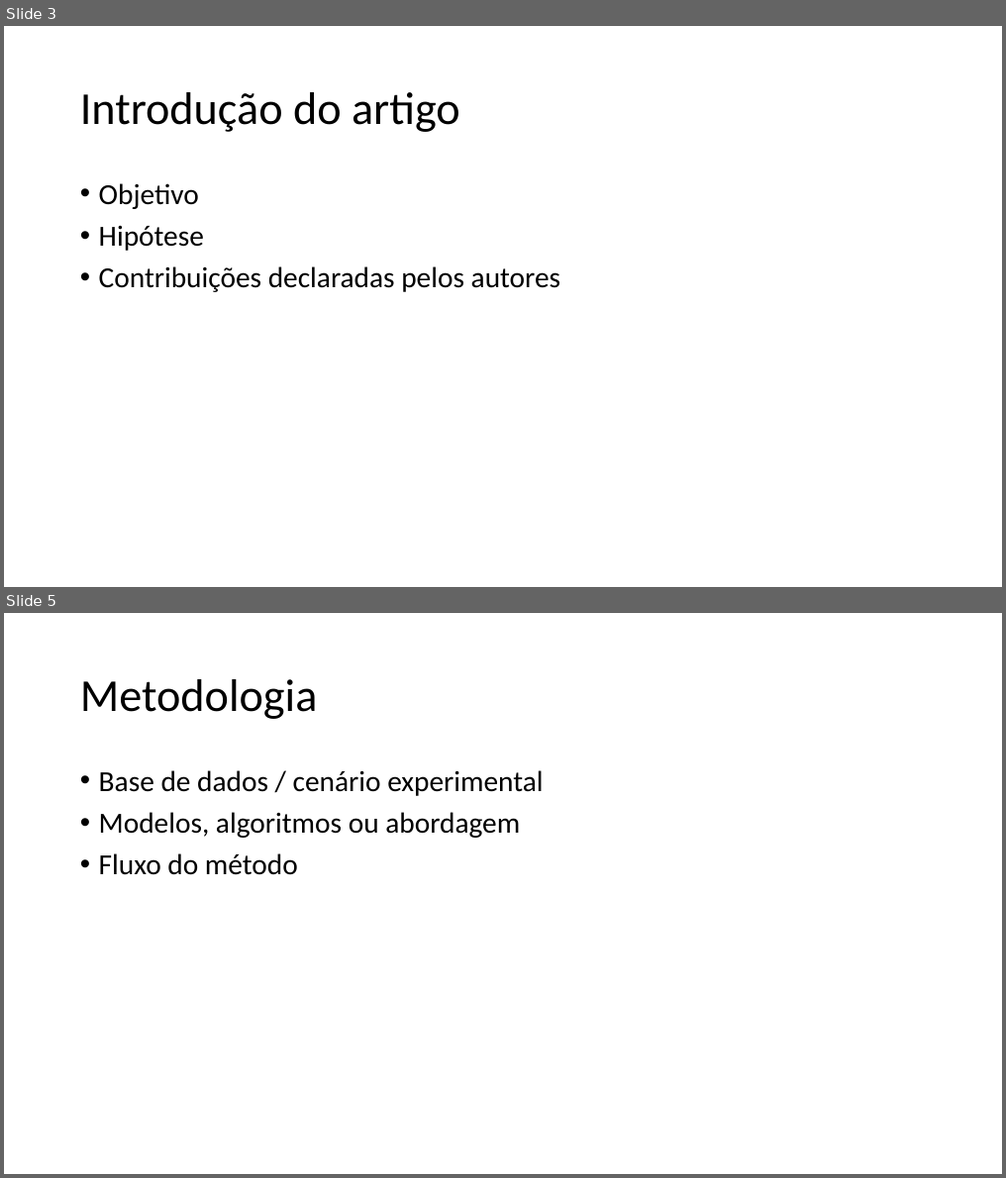
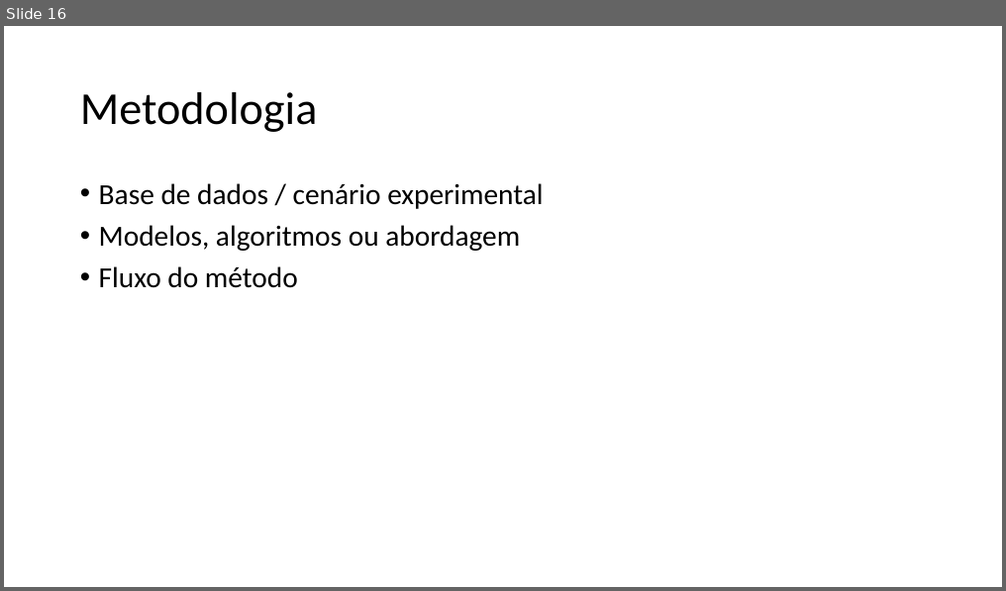
Before and after one commit to Scarpioni/gabriel-59-TP558, a slide deck: 2026/ciclo 1/TP558_X_Template (1).pptx. Shown one above the other, each under a label of ours: slides 3 and 5 before the commit, slide 16 after it; the slides between them are not shown. The pictures are 1006x1178 and 1006x591 pixels, drawn with LibreOffice and Linux fonts; fonts in the diff are those of the drawing. Boxes give left, top, right and bottom in pixels: in the first picture for what was removed or moved away, otherwise in the second. Text is boxed around its words. In the diff, an @@ line names an element or a change of style, - is before the commit and + after.

```diff
--- a/2026/ciclo 1/TP558_X_Template (1).pptx
+++ b/2026/ciclo 1/TP558_X_Template (1).pptx
@@ slide 3 removed at (4, 26, 1002, 587), background #FFFFFF @@
@@ title removed at (80, 92, 460, 132) @@
-Introdução do artigo
@@ text removed at (99, 183, 560, 292) @@
-• Objetivo
-• Hipótese
-• Contribuições declaradas pelos autores
@@ what was slide 5 is now slide 16 @@
```
Also in this commit, not shown: 1 slide changed, 25 slides added, 2 other slides removed.
